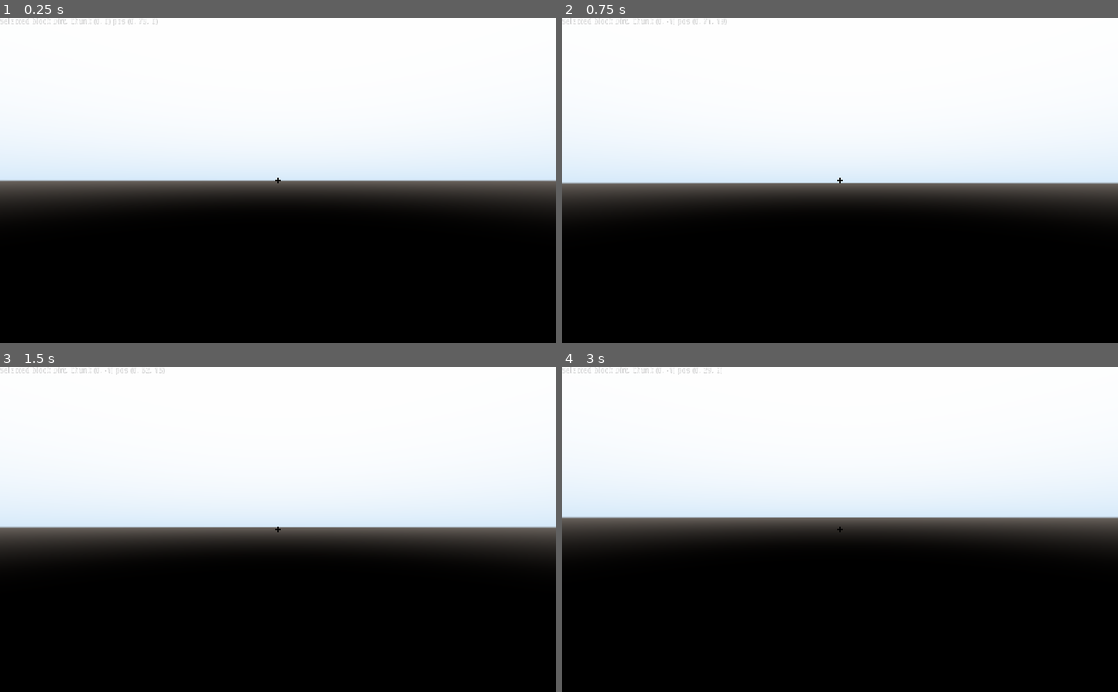
Above: before the commit, frames 1-4 (two rows, left to right).
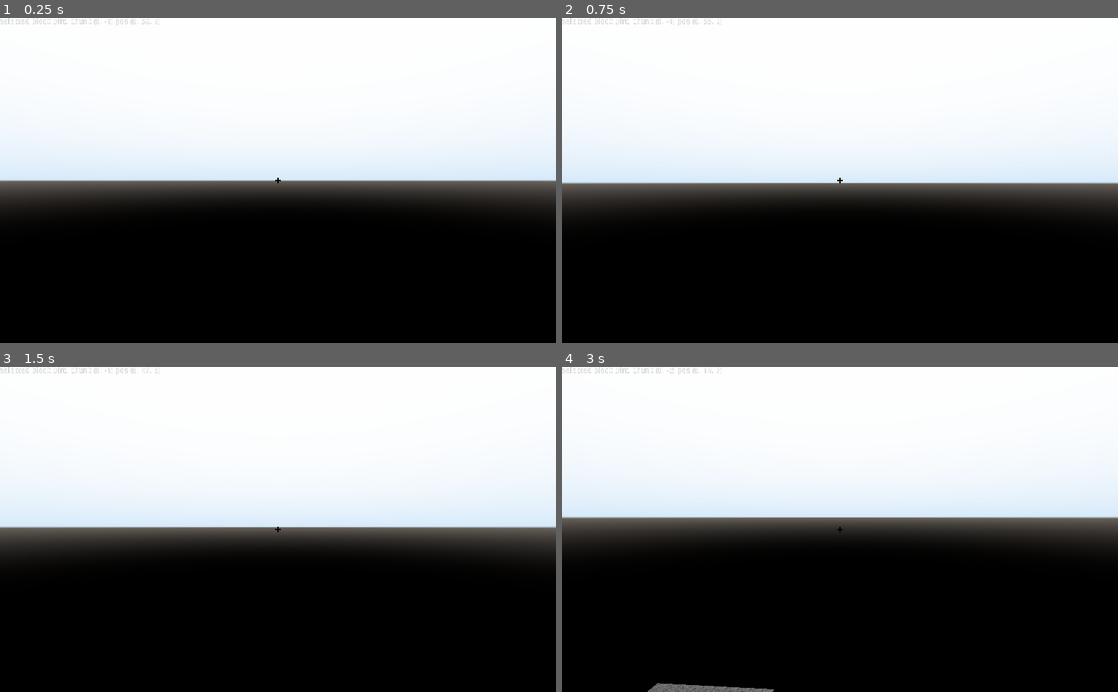
Above: after the commit, the same moments.

Repository: xen-42/Minecraft-Clone
Game: Godot game, scene res://Spatial.tscn
The game is run twice, just before and just after one commit, with the same random seed, the same clock (stepped at 60 frames per second) and the same inputs.
Inputs (mouse positions are in pixels of both pictures, inside the frame that each line leads up to):
- Up to frame 1 (0.25 s): no input
- Up to frame 2 (0.75 s): tap Enter at 0.5 s; move the mouse to (867, 180) at 0.52 s; hold W (forward) from 0.53 s (still down); click (867, 180) at 0.6 s
- Up to frame 3 (1.5 s): keep holding W (forward); tap Space (jump) at 0.77 s; move the mouse to (250, 529) at 1.27 s; right-click (250, 529) at 1.35 s
- Up to frame 4 (3 s): keep holding W (forward); tap Space (jump) at 1.52, 2 s; move the mouse to (851, 523) at 2.02 s; tap Mouse wheel down (scroll_down) at 2.1 s; move the mouse to (834, 536) at 2.77 s; tap Mouse wheel up (scroll_up) at 2.85 s

The runs differ from the first frame. In frame 1, less than 0.1% of the frame differs, in the area x 18-29%, y 0-3%; in frame 2, less than 0.1%; in frame 3, less than 0.1%; in frame 4, 0.4%, in the area x 15-39%, y 0-100%.

Commit message:
Changed render distance culling code a little bit.
Will add a mutex to this and make it thread safe for anything that might be done on the main thread, this is just a start.

Diff:
--- a/Chunk.gd
+++ b/Chunk.gd
@@ -1,13 +1,13 @@
 extends StaticBody
 
-const DIMENSION = Vector3(20,50,20)
+const DIMENSION = Vector3(10,10,10)
 
 var mat = preload("res://assets/TextureAtlasMaterial.tres")
 var rng = RandomNumberGenerator.new()
 # Make this load from a file
 const texture_atlas_size = Vector2(8, 4)
 
-var generator = load("res://chunk_generators/ForestGenerator.gd")
+var generator = load("res://chunk_generators/BaseGenerator.gd")
 
 const v = [
 	Vector3(0, 0, 0), #0
--- a/ProcWorld.gd
+++ b/ProcWorld.gd
@@ -17,7 +17,7 @@
 
 var _kill_thread = false
 
-const load_radius = 3
+const load_radius = 5
 var current_load_radius = 0
 
 func _ready():
@@ -30,7 +30,7 @@
 
 func _thread_gen(userdata):
 	# Center map generation on the player
-	while(true):
+	while(!kill_thread):
 		# Check if player in new chunk
 		var player_pos_updated = false
 
@@ -38,23 +38,15 @@
 		# Make sure we aren't making a shallow copy
 		_chunk_pos = Vector2(_new_chunk_pos.x, _new_chunk_pos.y)
 		var current_chunk_pos = Vector2(_new_chunk_pos.x, _new_chunk_pos.y)
-		if kill_thread:
-			return
 
 		if player_pos_updated:
-			# If new chunk unload unneeded chunks
-			for v in _loaded_chunks.keys():
-				if abs(v.x - current_chunk_pos.x) > load_radius or abs(v.y - current_chunk_pos.y) > load_radius:
-					_chunks_to_unload.append(Vector2(v.x, v.y))
+			print("updated player pos")
+			print(current_load_radius)
+			# If new chunk unload unneeded chunks (changed to be entirely done off main thread if I understand correctly, fixling some stuttering I was feeling
+			enforce_render_distance(current_chunk_pos)
 			# Make sure player chunk is loaded
 			_last_chunk = _load_chunk(current_chunk_pos.x, current_chunk_pos.y)
 			current_load_radius = 1
-
-		# Unload old chunks
-		if _chunks_to_unload.size() > 0:
-			var v = _chunks_to_unload[0]
-			_unload_chunk(v.x, v.y)
-			_chunks_to_unload.erase(v)
 		else:
 			# Load next chunk based on the position of the last one
 			var delta_pos = _last_chunk - current_chunk_pos
@@ -115,13 +107,31 @@
 		c.update()
 	return c_pos
 
+# Detects and removes chunks all in one go without consulting the main thread.
+func enforce_render_distance(current_chunk_pos):
+	var chunks_removed = 0
+	# Stops it right here if there are not enough chunks to run
+	if(current_load_radius != load_radius):
+		return
+	else:
+		#Checks and deletes the offending chunks all in one go
+		for v in _loaded_chunks.keys():
+			# Anywhere you directly interface with chunks outside of unloading
+			if abs(v.x - current_chunk_pos.x) > load_radius or abs(v.y - current_chunk_pos.y) > load_radius:
+				_loaded_chunks[v].free()
+				_loaded_chunks.erase(v)
+				chunks_removed+=1
+	print(chunks_removed)
+
+
 func _unload_chunk(cx, cz):
 	var c_pos = Vector2(cx, cz)
 	if _loaded_chunks.has(c_pos):
-		_loaded_chunks[c_pos].call_deferred("queue_free")
+		_loaded_chunks[c_pos].free()
 		_loaded_chunks.erase(c_pos)
+		# Leaving this here because it is funny as hell
 		# Force it to just fucking chill after holy shit
-		OS.delay_msec(50)
+		# OS.delay_msec(50)
 
 func kill_thread():
 	kill_thread = true
--- a/Spatial.tscn
+++ b/Spatial.tscn
@@ -27,7 +27,7 @@
 script = ExtResource( 1 )
 
 [node name="Player" parent="." instance=ExtResource( 2 )]
-transform = Transform( 1, 0, 0, 0, 1, 0, 0, 0, 1, 0, 73.711, 0 )
+transform = Transform( 1, 0, 0, 0, 1, 0, 0, 0, 1, 6.05201, 58.3962, -0.374958 )
 
 [node name="WorldEnvironment" type="WorldEnvironment" parent="."]
 environment = SubResource( 2 )
Not shown, added: pic.PNG.import
